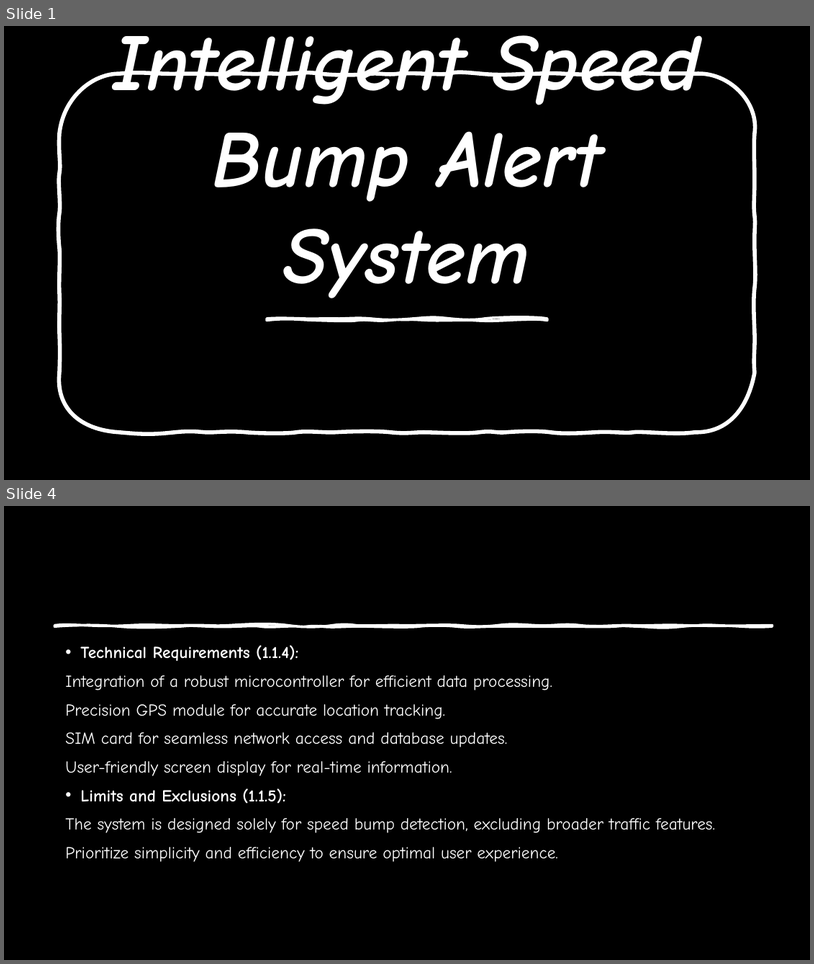
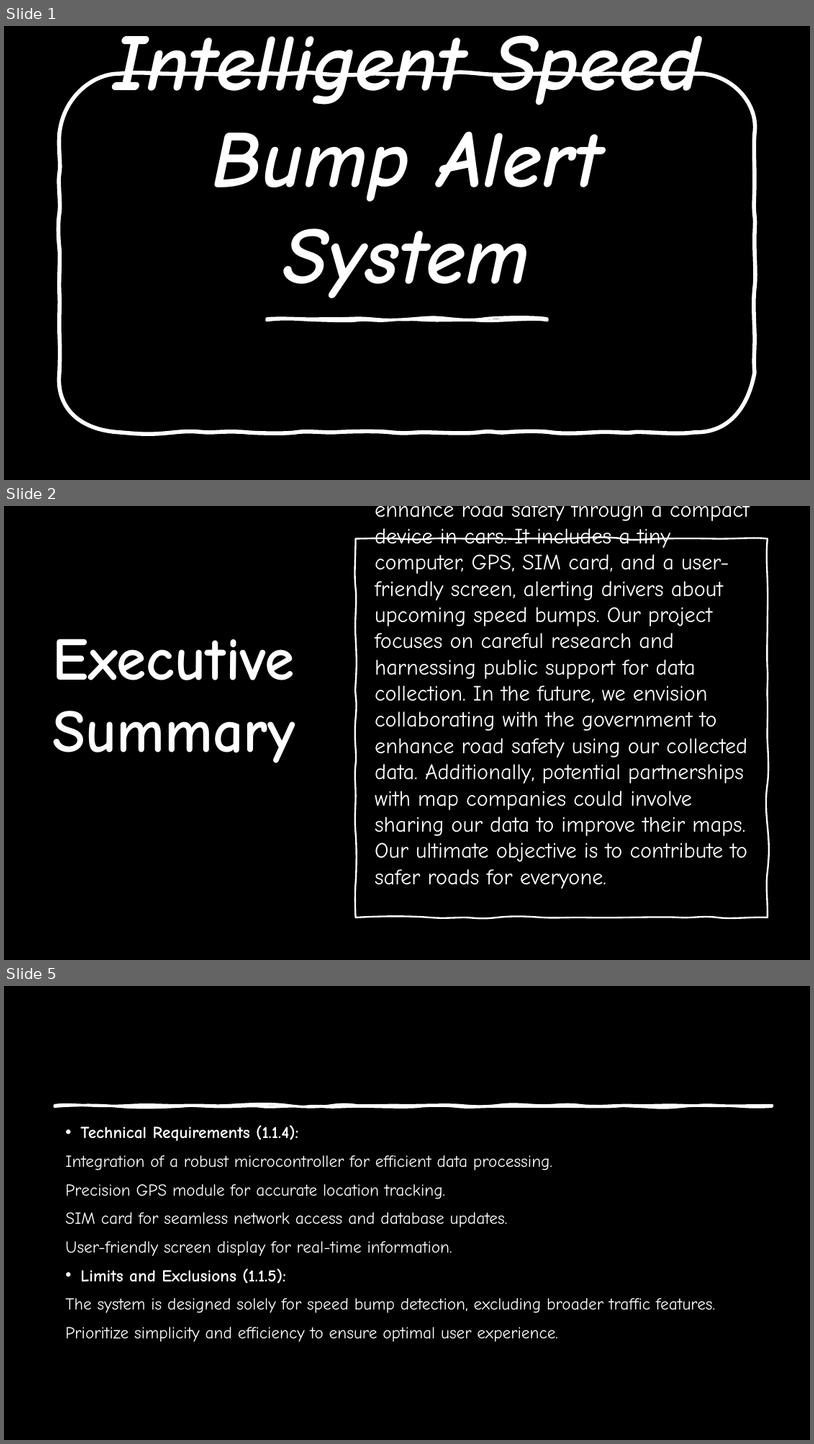
Before and after one commit to MrAbdalrahman/university, a slide deck: project_management/projectManegment.pptx. Shown one above the other, each under a label of ours: slides 1 and 4 before the commit, slides 1, 2 and 5 after it; the slides between them are not shown. The pictures are 814x964 and 814x1444 pixels, drawn with LibreOffice and Linux fonts; fonts in the diff are those of the drawing; background and template pictures are left out. Boxes give left, top, right and bottom in pixels: in the first picture for what was removed or moved away, otherwise in the second. Text is boxed around its words. In the diff, an @@ line names an element or a change of style, - is before the commit and + after.

Commit message:
project manager

```diff
--- a/project_management/projectManegment.pptx
+++ b/project_management/projectManegment.pptx
@@ slide 2 added at (4, 506, 810, 960), background picture (left out) @@
@@ rectangle added at (4, 506, 810, 960), fill #000000 @@
@@ text added at (375, 506, 750, 888), 26 pt, text #FFFFFF @@
+The Smart Bump Alert System aims to enhance road safety through a compact device in cars. It includes a tiny computer, GPS, SIM card, and a user-friendly screen, alerting drivers about upcoming speed bumps. Our project focuses on careful research and harnessing public support for data collection. In the future, we envision collaborating with the government to enhance road safety using our collected data. Additionally, potential partnerships with map companies could involve sharing our data to improve their maps. Our ultimate objective is to contribute to safer roads for everyone.
@@ freeform shape added at (356, 538, 768, 917), outline #FFFFFF 2 pt @@
@@ title added at (52, 638, 296, 763), 72 pt, text #FFFFFF, bold @@
+Executive Summary
@@ what was slide 4 is now slide 5 @@
```
Also in this commit, not shown: 2 slides changed, 1 slide removed.
